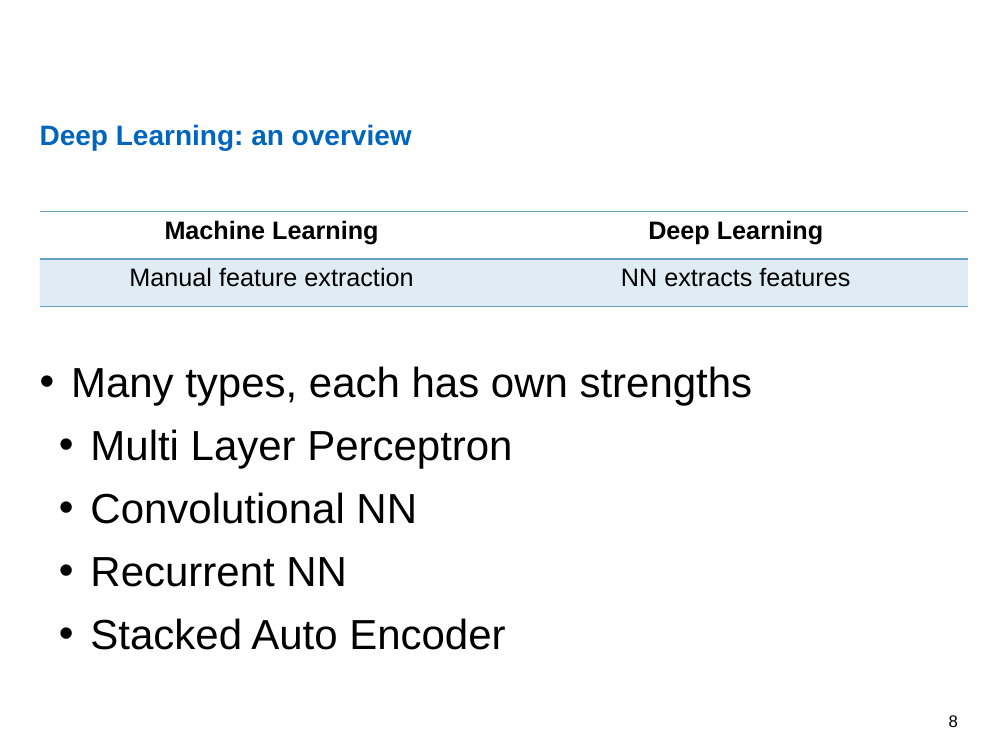
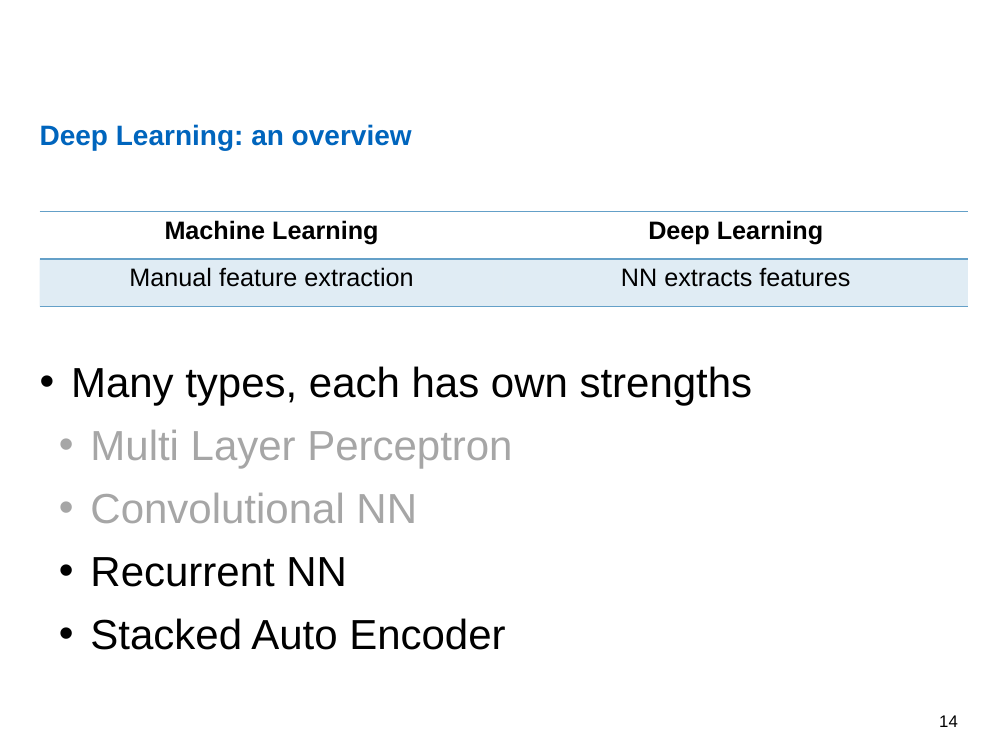
Before and after one commit to nimarb/deep-learning-sca-paper, a slide deck: slide 14 of deep-learning-sca-paper-presentation.pptx (slide 8 before the commit). Drawn at 1008x756 pixels with LibreOffice and Linux fonts; fonts in the diff are those of the drawing; background and template pictures are left out. Boxes give left, top, right and bottom in pixels: in the first picture for what was removed or moved away, otherwise in the second. Text is boxed around its words. In the diff, an @@ line names an element or a change of style, - is before the commit and + after.

```diff
--- a/deep-learning-sca-paper-presentation.pptx
+++ b/deep-learning-sca-paper-presentation.pptx
@@ text at (90,430,512,523): text colour #000000 to #A6A6A6 in "Multi Layer Perceptron", "Convolutional NN" @@
@@ page number at (939,715,958,727): text changed @@
-8
+14
```
Also in this commit, not shown: 4 other slides changed, 1 slide added.
